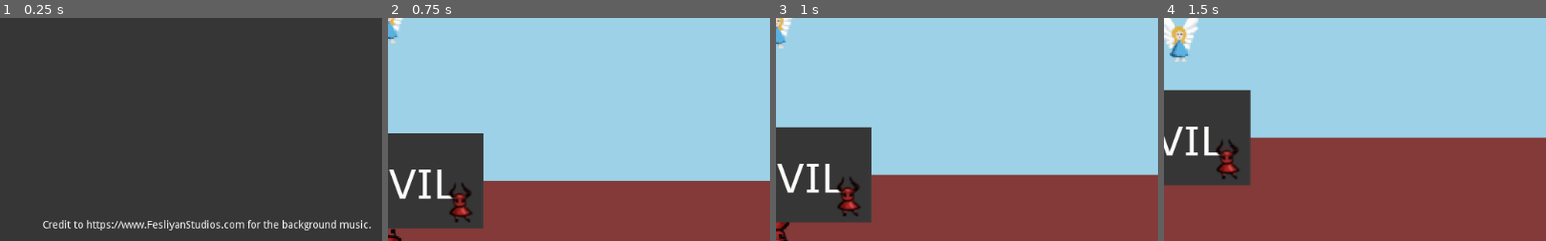
Above: before the commit, frames 1-4 (left to right).
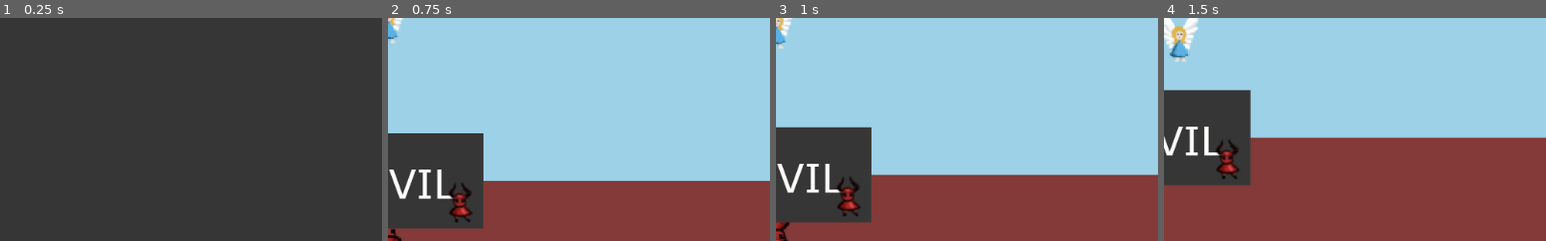
Above: after the commit, the same moments.

Repository: ang-vil/angvil
Game: Godot game, scene res://scenes/menu.tscn
The game is run twice, just before and just after one commit, with the same random seed, the same clock (stepped at 60 frames per second) and the same inputs.
Inputs:
- Up to frame 1 (0.25 s): no input
- Up to frame 2 (0.75 s): click "run game" at 0.5 s
- Up to frame 3 (1 s): no input
- Up to frame 4 (1.5 s): tap Enter at 1.25 s; hold Right (key_right) from 1.28 s (still down)
The pictures show only the part of the screen within x 50-100%, y 50-100%; the shares and areas given below are measured in that part.

The runs differ from the first frame. In frame 1, 1.6% of the frame differs, in the area x 11-98%, y 90-96%; in frame 2, nothing differs; in frame 3, nothing differs; in frame 4, nothing differs.

Commit message:
not my changes ?!?

Diff:
--- a/scenes/level.tscn
+++ b/scenes/level.tscn
@@ -1,27 +1,92 @@
-[gd_scene load_steps=8 format=2]
+[gd_scene load_steps=10 format=2]
 
-[ext_resource path="res://scenes/angel.tscn" type="PackedScene" id=1]
-[ext_resource path="res://scenes/devil.tscn" type="PackedScene" id=2]
-[ext_resource path="res://scenes/middleline.tscn" type="PackedScene" id=3]
-[ext_resource path="res://scenes/background.tscn" type="PackedScene" id=4]
+[ext_resource path="res://scripts/angel.gd" type="Script" id=1]
+[ext_resource path="res://assets/angel.png" type="Texture" id=2]
+[ext_resource path="res://assets/devil.png" type="Texture" id=3]
+[ext_resource path="res://scripts/devil.gd" type="Script" id=4]
 [ext_resource path="res://assets/Angvil_logo.png" type="Texture" id=5]
-[ext_resource path="res://scripts/level.gd" type="Script" id=7]
-[ext_resource path="res://assets/sounds/game_sound.mp3" type="AudioStream" id=8]
+[ext_resource path="res://assets/sounds/jump_01.wav" type="AudioStream" id=6]
+[ext_resource path="res://scripts/Level.gd" type="Script" id=7]
+
+[sub_resource type="RectangleShape2D" id=1]
+extents = Vector2( 14, 16 )
+
+[sub_resource type="LineShape2D" id=2]
 
 [node name="Level" type="Node2D"]
 script = ExtResource( 7 )
 
-[node name="ParallaxBackground" parent="." instance=ExtResource( 4 )]
+[node name="ParallaxBackground" type="ParallaxBackground" parent="."]
 
-[node name="angel" parent="." instance=ExtResource( 1 )]
+[node name="ParallaxLayer" type="ParallaxLayer" parent="ParallaxBackground"]
+motion_mirroring = Vector2( 1, 0 )
 
-[node name="devil" parent="." instance=ExtResource( 2 )]
+[node name="ColorHeaven" type="ColorRect" parent="ParallaxBackground/ParallaxLayer"]
+anchor_left = 0.5
+anchor_top = 1.0
+anchor_right = 0.5
+anchor_bottom = 1.0
+margin_left = -4096.0
+margin_top = -4096.0
+margin_right = 4096.0
+color = Color( 0.615686, 0.819608, 0.905882, 1 )
+__meta__ = {
+"_edit_use_anchors_": false
+}
 
-[node name="middleline" parent="." instance=ExtResource( 3 )]
+[node name="ColorHell" type="ColorRect" parent="ParallaxBackground/ParallaxLayer"]
+anchor_left = 0.5
+anchor_right = 0.5
+margin_left = -4096.0
+margin_right = 4096.0
+margin_bottom = 4096.0
+color = Color( 0.513726, 0.227451, 0.219608, 1 )
+__meta__ = {
+"_edit_use_anchors_": false
+}
+
+[node name="angel" type="KinematicBody2D" parent="."]
+position = Vector2( 0, -220 )
+scale = Vector2( 2, 2 )
+script = ExtResource( 1 )
+
+[node name="Sprite" type="Sprite" parent="angel"]
+texture = ExtResource( 2 )
+
+[node name="CollisionShape2D" type="CollisionShape2D" parent="angel"]
+shape = SubResource( 1 )
+
+[node name="Camera2D" type="Camera2D" parent="angel"]
+scale = Vector2( 0.5, 0.5 )
+current = true
+smoothing_enabled = true
+
+[node name="jumpsound" type="AudioStreamPlayer2D" parent="angel"]
+stream = ExtResource( 6 )
+
+[node name="devil" type="KinematicBody2D" parent="."]
+position = Vector2( 0, 100 )
+scale = Vector2( 2, 2 )
+script = ExtResource( 4 )
+
+[node name="Sprite" type="Sprite" parent="devil"]
+scale = Vector2( -1, -1 )
+texture = ExtResource( 3 )
+
+[node name="CollisionShape2D" type="CollisionShape2D" parent="devil"]
+position = Vector2( -0.5, 0 )
+shape = SubResource( 1 )
+
+[node name="middleline" type="StaticBody2D" parent="."]
+
+[node name="CollisionShape2D" type="CollisionShape2D" parent="middleline"]
+shape = SubResource( 2 )
+one_way_collision = true
+
+[node name="CollisionShape2D2" type="CollisionShape2D" parent="middleline"]
+rotation = 3.14159
+shape = SubResource( 2 )
+one_way_collision = true
 
 [node name="logosprite" type="Sprite" parent="."]
 texture = ExtResource( 5 )
-
-[node name="AudioStreamPlayer" type="AudioStreamPlayer" parent="."]
-stream = ExtResource( 8 )
-autoplay = true
--- a/scenes/menu.tscn
+++ b/scenes/menu.tscn
@@ -6,7 +6,6 @@
 [ext_resource path="res://scripts/background_left.gd" type="Script" id=4]
 [ext_resource path="res://scripts/background_right.gd" type="Script" id=5]
 [ext_resource path="res://assets/fonts/share-tech-mono/ShareTechMono-Regular.ttf" type="DynamicFontData" id=6]
-[ext_resource path="res://assets/sounds/menu_sound.mp3" type="AudioStream" id=7]
 
 [sub_resource type="DynamicFont" id=1]
 size = 32
@@ -143,17 +142,6 @@
 focus_neighbour_bottom = NodePath("../OptionsButton")
 text = "leave game"
 
-[node name="AudioStreamPlayer" type="AudioStreamPlayer" parent="."]
-stream = ExtResource( 7 )
-autoplay = true
-
-[node name="RichTextLabel" type="RichTextLabel" parent="."]
-margin_left = 569.0
-margin_top = 572.0
-margin_right = 1013.0
-margin_bottom = 588.0
-text = "Credit to https://www.FesliyanStudios.com for the background music."
-
 [node name="CreditsPopupPanel" type="PopupPanel" parent="."]
 margin_right = 1024.0
 margin_bottom = 550.0
@@ -162,10 +150,10 @@
 }
 
 [node name="VBoxContainer" type="VBoxContainer" parent="CreditsPopupPanel"]
-margin_left = 4.0
-margin_top = 4.0
-margin_right = 1020.0
-margin_bottom = 546.0
+margin_left = 50.0
+margin_top = 50.0
+margin_right = 974.0
+margin_bottom = 550.0
 __meta__ = {
 "_edit_use_anchors_": false
 }
Not shown: 1 places in scenes/menu.tscn that only renumber resources
